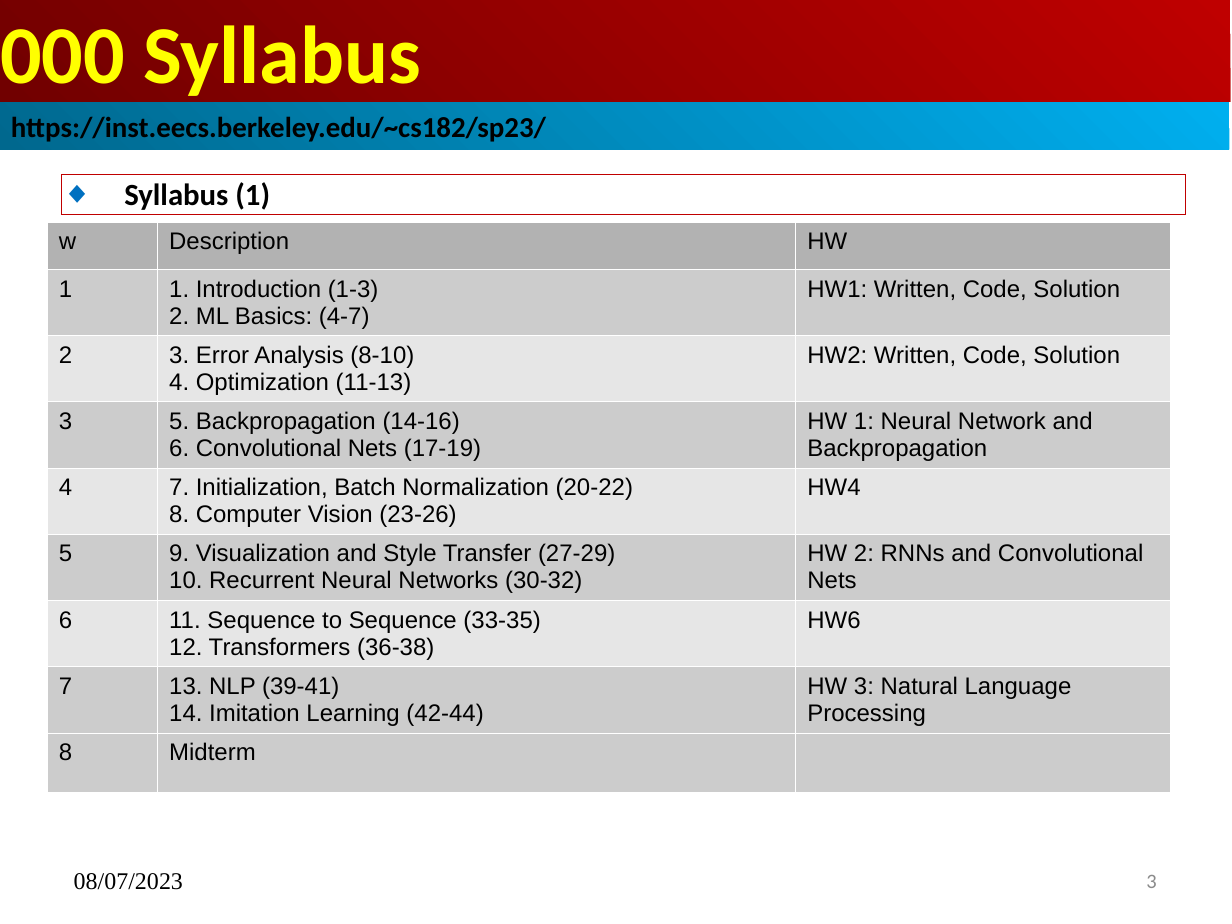
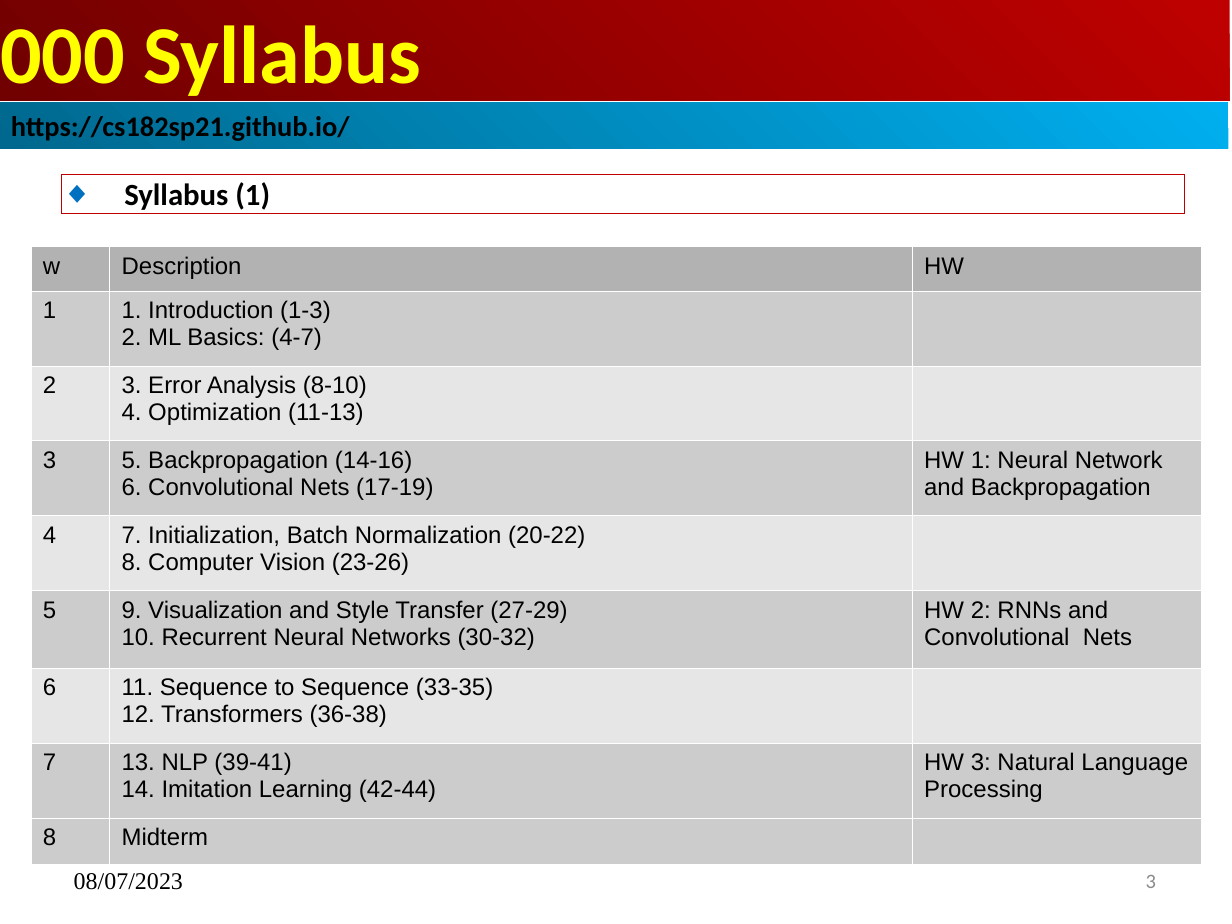
Before and after one commit to peterhchen/960_SVU_DL, a slide deck: slide 3 of 00_Syllabus.pptx. Drawn at 1232x924 pixels with LibreOffice and Linux fonts; fonts in the diff are those of the drawing. Boxes give left, top, right and bottom in pixels: in the first picture for what was removed or moved away, otherwise in the second. Text is boxed around its words. In the diff, an @@ line names an element or a change of style, - is before the commit and + after.

```diff
--- a/00_Syllabus.pptx
+++ b/00_Syllabus.pptx
@@ text in rectangle at [11, 116, 350, 141]: text changed; size 16.9 to 16.6 pt @@
-https://inst.eecs.berkeley.edu/~cs182/sp23/
+https://cs182sp21.github.io/
@@ table at [31, 246, 1201, 862] @@
-row 2, column 3: HW1: Written, Code, Solution
+row 2, column 3: 
-row 3, column 3: HW2: Written, Code, Solution
+row 3, column 3: 
-row 5, column 3: HW4
+row 5, column 3: 
-row 7, column 3: HW6
+row 7, column 3: 
@@ table: place and size @@
-table at [47, 222, 1172, 765]
+table at [31, 246, 1201, 862]
```
Also in this commit, not shown: 2 other slides changed.
